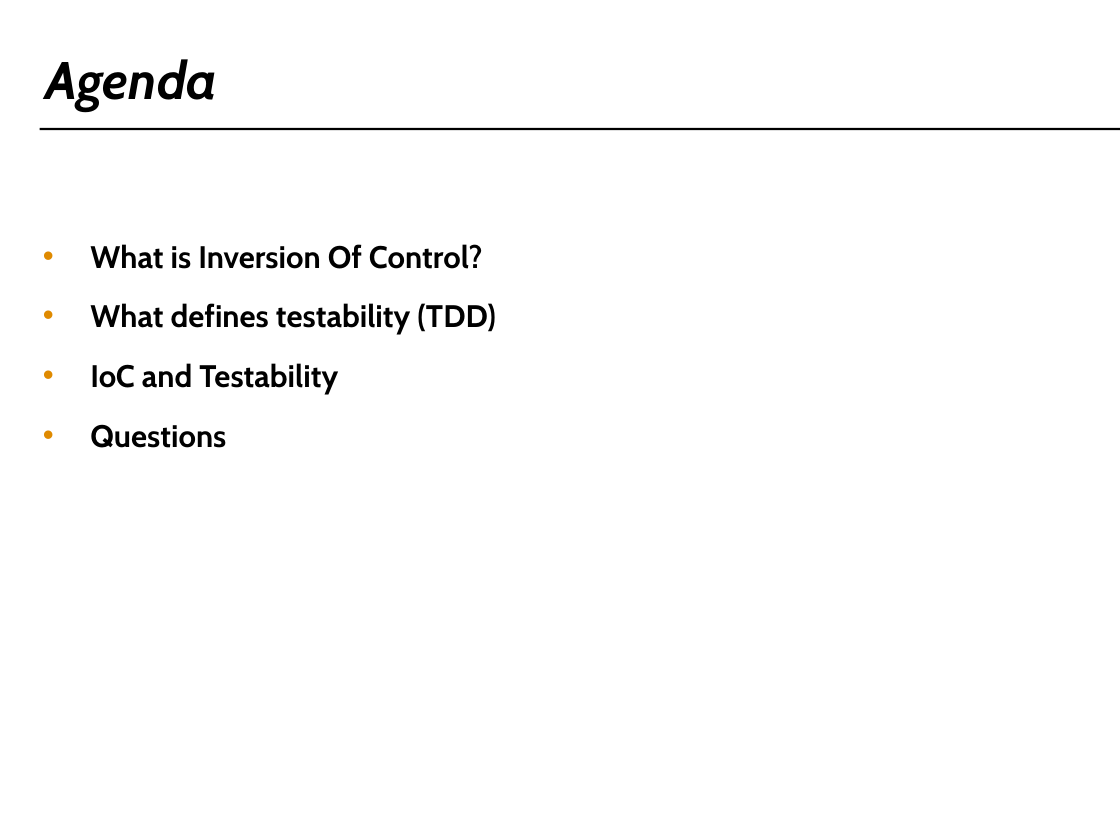
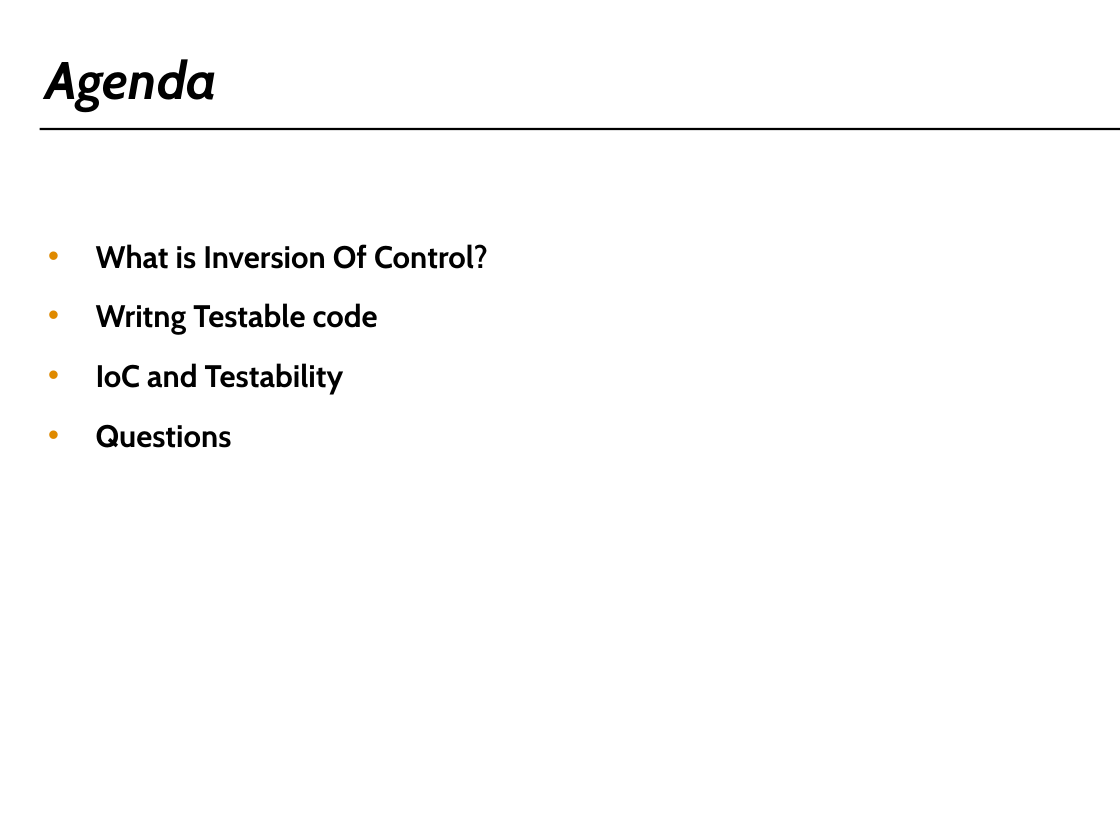
Before and after one commit to craignicol/scotaltdotnet, a slide deck: slide 3 of belfast/IOC-TDD-And Testability.ppt. Drawn at 1120x840 pixels with LibreOffice and Linux fonts; fonts in the diff are those of the drawing; background and template pictures are left out. Boxes give left, top, right and bottom in pixels: in the first picture for what was removed or moved away, otherwise in the second. Text is boxed around its words. In the diff, an @@ line names an element or a change of style, - is before the commit and + after.

```diff
--- a/belfast/IOC-TDD-And Testability.ppt
+++ b/belfast/IOC-TDD-And Testability.ppt
@@ text at [96, 303, 378, 335]: text changed @@
-• What defines testability (TDD)
+• Writng Testable code
```
Also in this commit, not shown: 8 other slides changed, 3 slides added, 4 slides removed, 3 other files.
